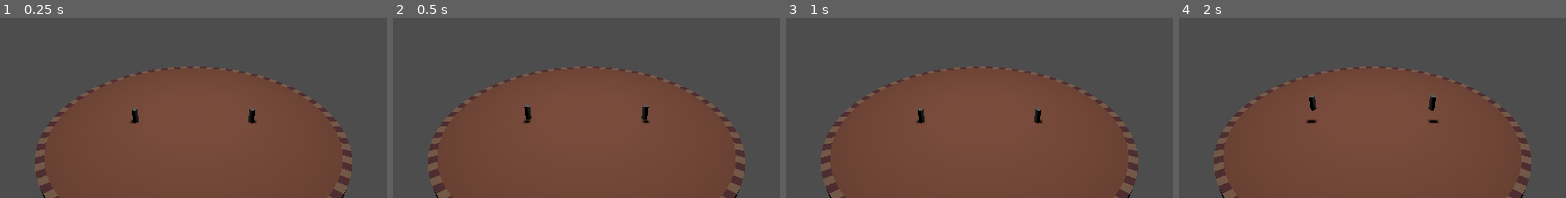
Above: before the commit, frames 1-4 (left to right).
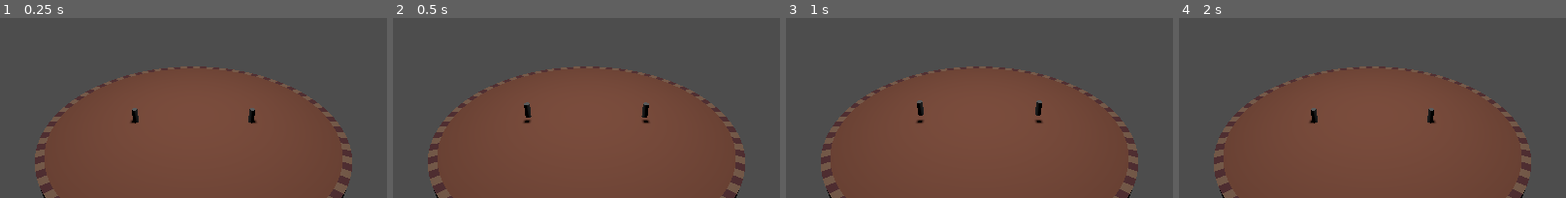
Above: after the commit, the same moments.

Repository: proximadams/Lucky-Erik-Alex-Jam-2025
Game: Godot game, scene res://World.tscn
The game is run twice, just before and just after one commit, with the same random seed, the same clock (stepped at 60 frames per second) and the same inputs.
Inputs:
- Up to frame 1 (0.25 s): no input
- Up to frame 2 (0.5 s): no input
- Up to frame 3 (1 s): tap Enter at 0.5 s
- Up to frame 4 (2 s): no input
The pictures show only the part of the screen within x 25-75%, y 13-63%; the shares and areas given below are measured in that part.

Frame 1 is identical in both runs. In frame 2, 0.1% of the frame differs, in the area x 33-67%, y 46-57%; in frame 3, 0.3%; in frame 4, 0.5%, in the area x 32-68%, y 42-59%.

Commit message:
improved(?) movement code. statey. woo.

Diff:
--- a/Player/player.gd
+++ b/Player/player.gd
@@ -1,22 +1,34 @@
 extends CharacterBody3D
+enum {
+	GROUNDED, # on the ground.
+	BOUNCING, # air, did not use a jump.
+	PRE_JUMP, # grounded but going to jump
+	JUMPING, # air, did use a jump
+	DIVING, # air, used dive
+	HIT, # got hit
+	STUCK,
+}
+var state = GROUNDED
+
+@export var bounceVelocity = 10
+@export var jumpVelocity = 20
+@export var diveVelocity = 45
 
 const SPEED = 10.0
 const GRAVITY_SPEED = 10.0
 const JUMP_VELOCITY = 5.0
-const JUMP_CONSTANT_SPEED_TIME = 0.2
-const JUMP_GRACE_WINDOW_TIME = 0.2
-@export var divePower = 2
+const JUMP_GRACE_WINDOW_TIME = 0.4
+const MAX_JUMPS = 3
 
 var didJumpEarly = false
-var numJumpsSoFar = 1
-var jumpConstantSpeedTimer = JUMP_GRACE_WINDOW_TIME
-var jumpEarlyWindowTimer = JUMP_GRACE_WINDOW_TIME
-var secondsSinceOnFloor = 0.0 # airtime?
-var isDiving = false
+var numJumpsSoFar = 0
+var jumpEarlyWindowTimer = 0
 
 @export var playerID = 0
 var MAX_GROUND_TIME = 0.2
+var MAX_STUCK_TIME = 0.5
 var currGroundTime = 0;
+var currAirTime = 0;
 
 func _physics_process(delta: float) -> void:
 	_set_angle()
@@ -28,48 +40,41 @@
 		velocity += get_gravity() * delta * GRAVITY_SPEED
 
 	if is_on_floor():
-		isDiving = false
+		velocity = Vector3(0,0,0)
 		currGroundTime += delta
-		velocity = Vector3(0,0,0)
-		if currGroundTime >= MAX_GROUND_TIME:
+		jumpEarlyWindowTimer += delta
+		didJumpEarly = (jumpEarlyWindowTimer < JUMP_GRACE_WINDOW_TIME)
+
+		if state == DIVING:
+			state = STUCK
+
+		if state == PRE_JUMP && didJumpEarly:
+			state = JUMPING
+			numJumpsSoFar += 1
+			_set_velocity_to_jumping()
 			currGroundTime = 0
-			secondsSinceOnFloor = 0.0
-			jumpConstantSpeedTimer = 0.0
-			if jumpEarlyWindowTimer < JUMP_GRACE_WINDOW_TIME and numJumpsSoFar <= 3:
-					numJumpsSoFar += 1
-			didJumpEarly = (jumpEarlyWindowTimer < JUMP_GRACE_WINDOW_TIME)
-			velocity.y = JUMP_VELOCITY
-			velocity.x = (rotation.z * SPEED * -0.7) + (velocity.x * 0.3)
-			velocity.z = (rotation.x * SPEED * 0.7) + (velocity.z * 0.3)
-
-	elif isDiving: # we are NOT diving i we're on the floor
-		velocity.y = -JUMP_VELOCITY * divePower
-		velocity.x = (rotation.z * SPEED * -0.7) + (velocity.x * 0.3)
-		velocity.z = (rotation.x * SPEED * 0.7) + (velocity.z * 0.3)
-	secondsSinceOnFloor += delta
-
-	if jumpConstantSpeedTimer < JUMP_CONSTANT_SPEED_TIME * numJumpsSoFar:
-		jumpConstantSpeedTimer += delta
-		velocity.y = JUMP_VELOCITY
-	if JUMP_CONSTANT_SPEED_TIME <= jumpConstantSpeedTimer and not didJumpEarly and jumpConstantSpeedTimer <= secondsSinceOnFloor:
-		numJumpsSoFar = 1
-
-	if jumpEarlyWindowTimer < JUMP_GRACE_WINDOW_TIME:
-		jumpEarlyWindowTimer += delta
+		elif (state == GROUNDED and currGroundTime >= MAX_GROUND_TIME) or (state == STUCK and currGroundTime >= MAX_STUCK_TIME):
+			state = BOUNCING
+			numJumpsSoFar = 0
+			currGroundTime = 0
+			_calc_bouncing_velocity()
+		elif state != STUCK:
+			state = GROUNDED
+			_calc_grounded_velocity()
+	elif state == DIVING:
+		_calc_diving_velocity()
 
 	move_and_slide()
 
 func _input(event: InputEvent) -> void:
 	if event.is_action_pressed('restart.' + str(playerID)):
 		_restart_me()
-	if not event.is_echo() and event.is_action_pressed('jump.' + str(playerID)):
-		if jumpConstantSpeedTimer < JUMP_GRACE_WINDOW_TIME and numJumpsSoFar <= 3:
-			numJumpsSoFar += 1
-		else:
-			jumpEarlyWindowTimer = 0.0
+	if not event.is_echo() and event.is_action_pressed('jump.' + str(playerID)) and state != STUCK:
+		state = PRE_JUMP
+		jumpEarlyWindowTimer = 0.0
 
-	if not event.is_echo() and event.is_action_pressed('dive.' + str(playerID)): # do the dive
-		isDiving = true;
+	if not event.is_echo() and event.is_action_pressed('dive.' + str(playerID)) and not is_on_floor(): # do the dive
+		state = DIVING
 
 # This is purely a debug function. Delete it later
 func _restart_me():
@@ -80,3 +85,24 @@
 func _set_angle():
 	var input_dir := Input.get_vector('move_left.' + str(playerID), 'move_right.' + str(playerID), 'move_up.' + str(playerID), 'move_down.' + str(playerID))
 	rotation = (transform.basis * Vector3(input_dir.x, 0, input_dir.y)).normalized()
+
+# awful function.
+func _set_velocity_to_jumping():
+	velocity.x = (rotation.z * -jumpVelocity)
+	velocity.y = jumpVelocity
+	velocity.z = (rotation.x * jumpVelocity)
+
+# x/z swap is intentional
+func _calc_bouncing_velocity():
+	velocity.x = (rotation.z * -bounceVelocity)
+	velocity.y = bounceVelocity
+	velocity.z = (rotation.x * bounceVelocity)
+
+func _calc_grounded_velocity():
+	velocity.x = ((rotation.z * SPEED * -0.7) + (velocity.x * 0.3)) *.5
+	velocity.z = ((rotation.x * SPEED * 0.7) + (velocity.z * 0.3)) *.5
+
+func _calc_diving_velocity():
+	velocity.y = -diveVelocity
+	velocity.x = (-rotation.z * diveVelocity)
+	velocity.z = (-rotation.x * diveVelocity)
